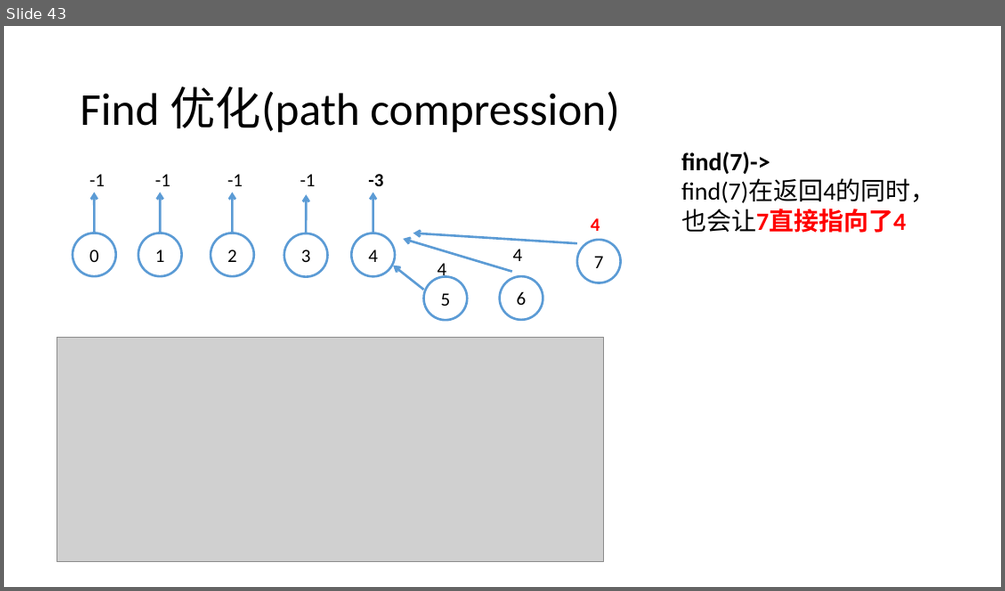
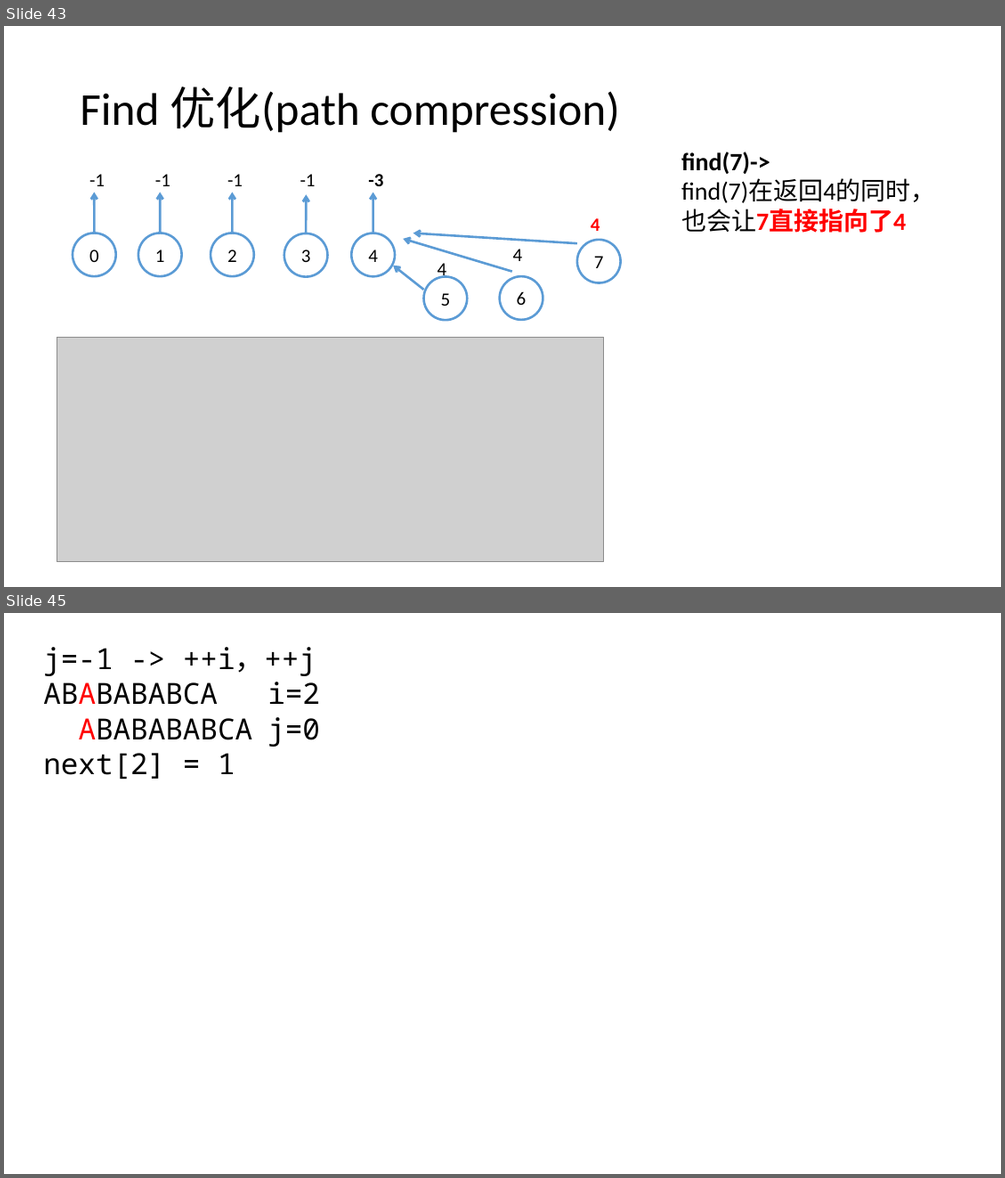
Before and after one commit to Waynefn/cpp_ds_algo, a slide deck: 课件/课件素材.pptx. Shown one above the other, each under a label of ours: slide 43 before the commit, slides 43 and 45 after it; the slides between them are not shown. The pictures are 1005x591 and 1005x1178 pixels, drawn with LibreOffice and Linux fonts; fonts in the diff are those of the drawing; grey boxes stand for pictures. Boxes give left, top, right and bottom in pixels: in the first picture for what was removed or moved away, otherwise in the second. Text is boxed around its words. In the diff, an @@ line names an element or a change of style, - is before the commit and + after.

```diff
--- a/课件/课件素材.pptx
+++ b/课件/课件素材.pptx
@@ slide 45 added at <box>4,613,1001,1174</box>, background #FFFFFF @@
@@ text added at <box>43,647,320,779</box>, 28 pt, text #000000 @@
+j=-1 -> ++i，++j
+ABABABABCA i=2
+ABABABABCA j=0
+next[2] = 1
```
Also in this commit, not shown: 1 slide changed, 1 other slide added, 2 other files.
